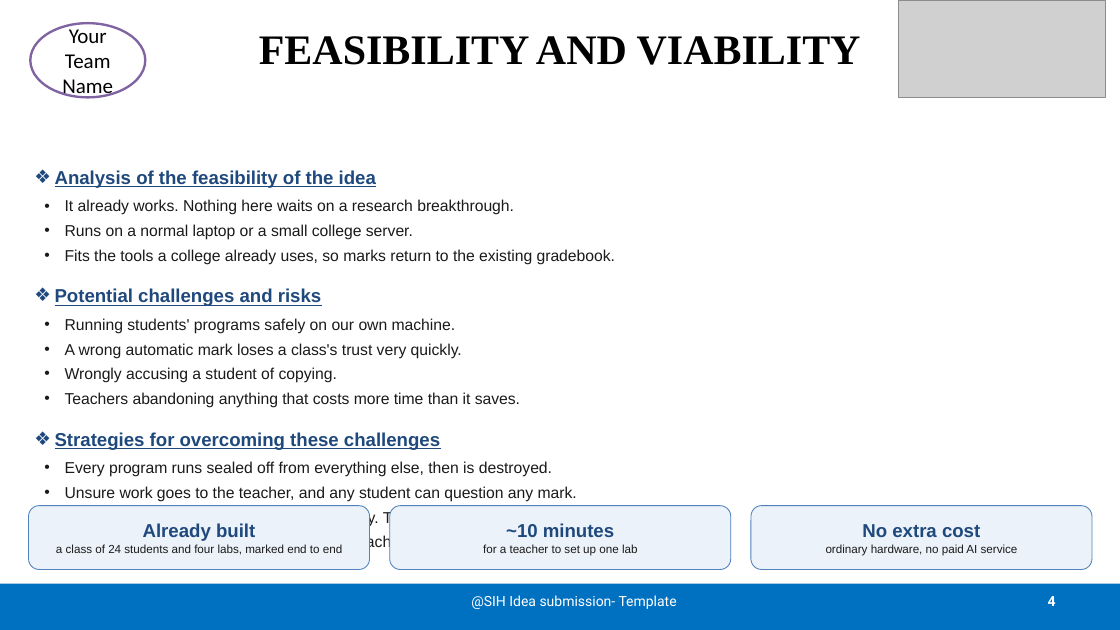
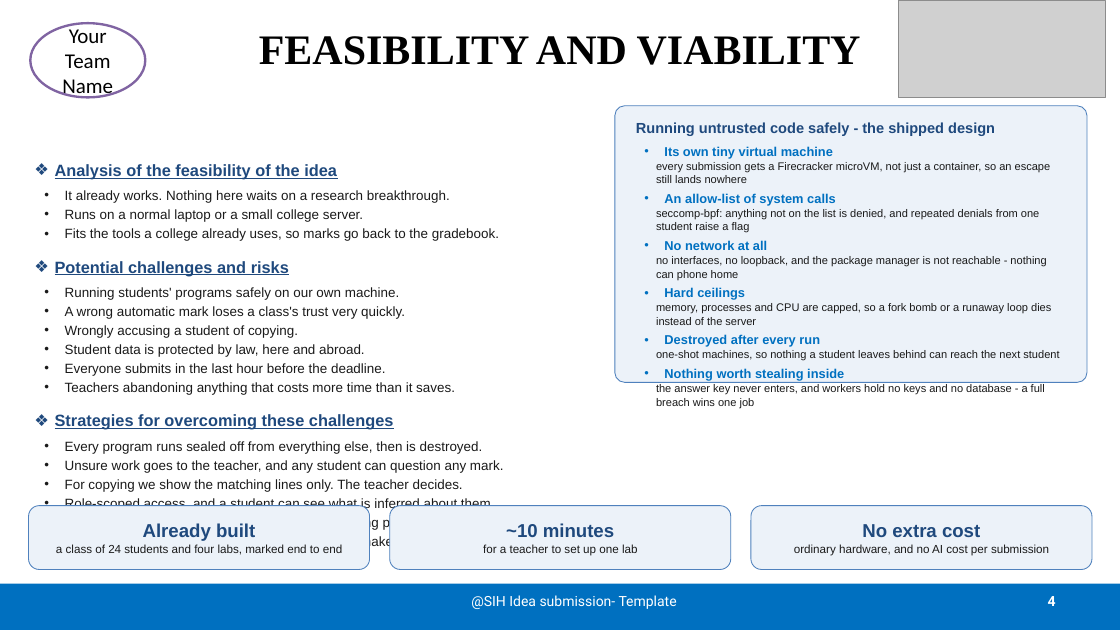
Before and after one commit to Varshith-06/evalpro, a slide deck: slide 4 of presentation/SIH2026-EvalPro-Idea-Presentation.pptx. Drawn at 1120x630 pixels with LibreOffice and Linux fonts; fonts in the diff are those of the drawing; grey boxes stand for pictures. Boxes give left, top, right and bottom in pixels: in the first picture for what was removed or moved away, otherwise in the second. Text is boxed around its words. In the diff, an @@ line names an element or a change of style, - is before the commit and + after.

Commit message:
Put the rest of the final product on the deck
The deck described a prototype. Everything the spec commits to beyond it was
missing, so a judge had no way to see where this goes.

Feasibility now carries the isolation stack beside the risk it answers - a
risk stated without its control is just a worry. Its own Firecracker microVM
rather than a container, a deny-by-default syscall allow-list, no network at
all including the package manager, hard ceilings on memory and processes and
CPU, one-shot machines destroyed between runs, and workers that hold nothing
worth stealing. Two risks the deck never admitted are there too: student data
is legally protected, and everyone submits in the last hour before a
deadline. Both now have a strategy next to them.

Impact gains a three-column band for the things a judge would otherwise have
to take on faith. That it fits a real college: LTI 1.3 into Moodle, Canvas,
Blackboard or Google Classroom, marks written back so nobody keeps two
gradebooks, one parser across 40+ languages, exports for accreditation files.
That the claims are checkable: agreement with teachers, under 3% of released
marks overturned, three minutes at the deadline rush, three weeks of warning.
And that there is a route out of the demo, semester by semester, to 85%
marked without a human.

Also fixed the last inconsistent claim: the metric strip still said "no paid
AI service" when the AI does draft rubrics and label data. It now says what
the other two slides say - no AI cost per submission.

```diff
--- a/presentation/SIH2026-EvalPro-Idea-Presentation.pptx
+++ b/presentation/SIH2026-EvalPro-Idea-Presentation.pptx
@@ rounded rectangle added at bbox=[615, 106, 1087, 382], fill #ECF2F9, outline #4F81BD 0.75 pt @@
@@ text added at bbox=[636, 122, 1059, 408], 9.5 pt, text #1A1A1A @@
+Running untrusted code safely - the shipped design
+• Its own tiny virtual machine
+every submission gets a Firecracker microVM, not just a container, so an escape still lands nowhere
+• An allow-list of system calls
+seccomp-bpf: anything not on the list is denied, and repeated denials from one student raise a flag
+• No network at all
+no interfaces, no loopback, and the package manager is not reachable - nothing can phone home
+• Hard ceilings
+memory, processes and CPU are capped, so a fork bomb or a runaway loop dies instead of the server
+• Destroyed after every run
+one-shot machines, so nothing a student leaves behind can reach the next student
+• Nothing worth stealing inside
+the answer key never enters, and workers hold no keys and no database - a full breach wins one job
@@ text at bbox=[55, 164, 508, 550]: size 16 to 14 pt in "Analysis of the feasibility of the idea", "Potential challenges and risks", "Strategies for overcoming these challenges"; size 13.5 to 11.5 pt in "It already works. Nothing here waits on ...", "Runs on a normal laptop or a ...", "Running students' programs safely on our own ...", "A wrong automatic mark loses a class's ..." and 6 more places; less space between paragraphs; line spacing 1.06 to 1.04 @@
@@ text at bbox=[65, 228, 499, 241]: text changed; size 13.5 to 11.5 pt @@
-• Fits the tools a college already uses, so marks return to the existing gradebook.
+• Fits the tools a college already uses, so marks go back to the gradebook.
@@ text at bbox=[65, 344, 385, 376]: paragraphs added @@
+• Student data is protected by law, here and abroad.
+• Everyone submits in the last hour before the deadline.
@@ text at bbox=[65, 498, 495, 530]: paragraphs added @@
+• Role-scoped access, and a student can see what is inferred about them.
+• A queue that adds workers on demand, with a ceiling per lab.
@@ text in rounded rectangle at bbox=[794, 544, 1049, 556]: text changed @@
-ordinary hardware, no paid AI service
+ordinary hardware, and no AI cost per submission
```
Also in this commit, not shown: 1 other slide changed, 1 other file.
